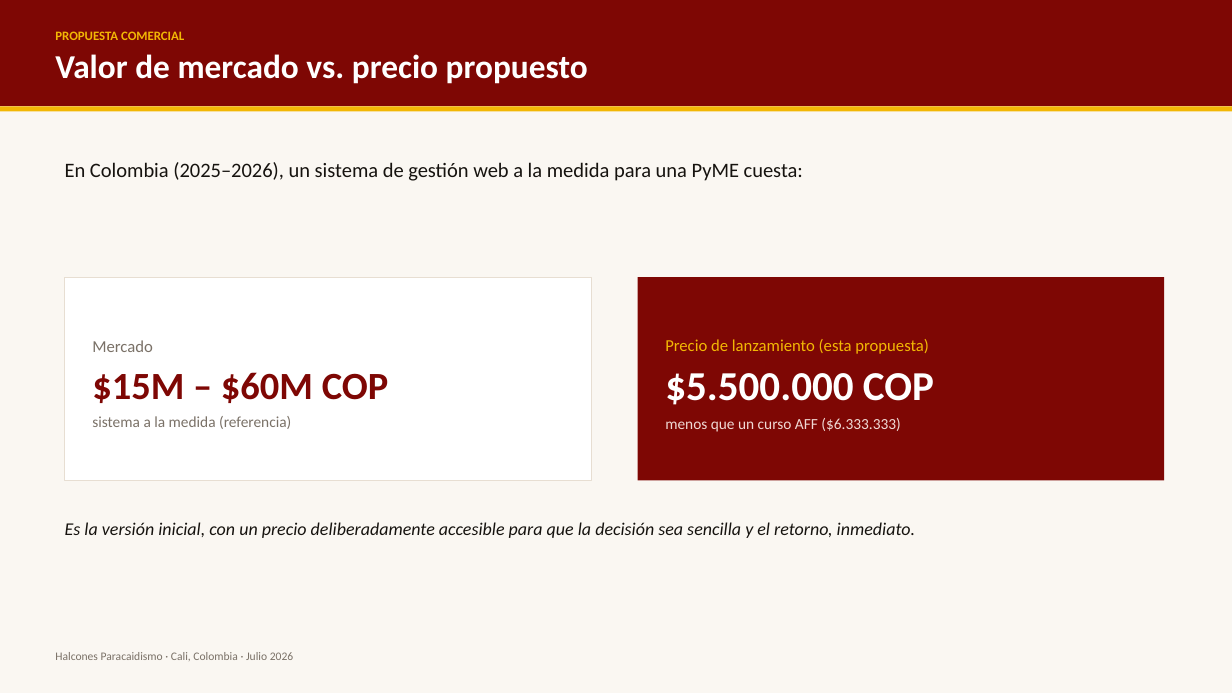
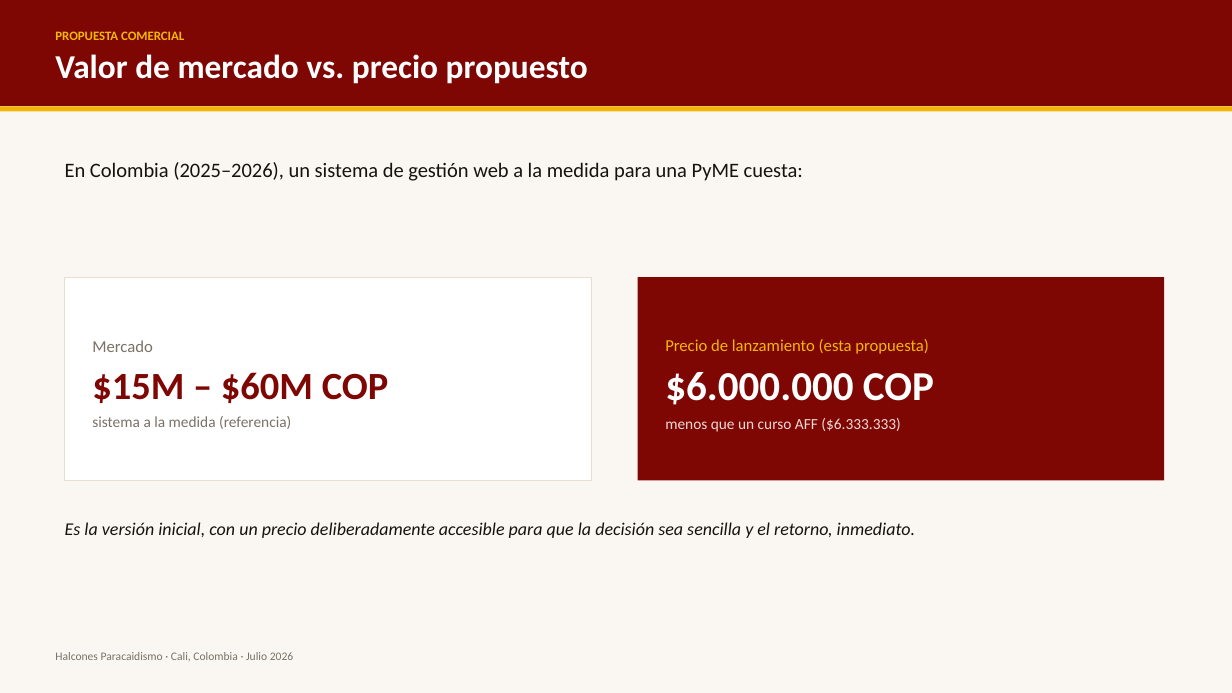
Before and after one commit to AndresDFX/halcones-platform, a slide deck: slide 4 of docs/propuesta-comercial.pptx. Drawn at 1232x693 pixels with LibreOffice and Linux fonts; fonts in the diff are those of the drawing. Boxes give left, top, right and bottom in pixels: in the first picture for what was removed or moved away, otherwise in the second. Text is boxed around its words. In the diff, an @@ line names an element or a change of style, - is before the commit and + after.

```diff
--- a/docs/propuesta-comercial.pptx
+++ b/docs/propuesta-comercial.pptx
@@ text at (x1=665, y1=372, x2=934, y2=405): text changed @@
-$5.500.000 COP
+$6.000.000 COP
```
Also in this commit, not shown: 2 other slides changed, 4 other files.
